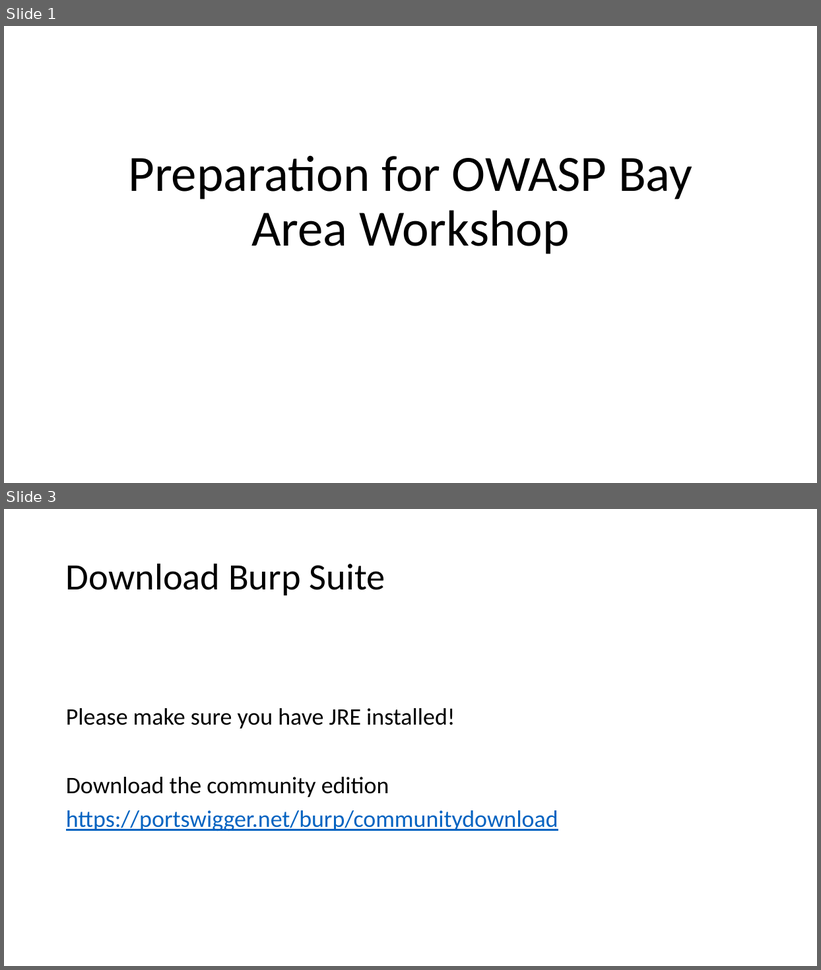
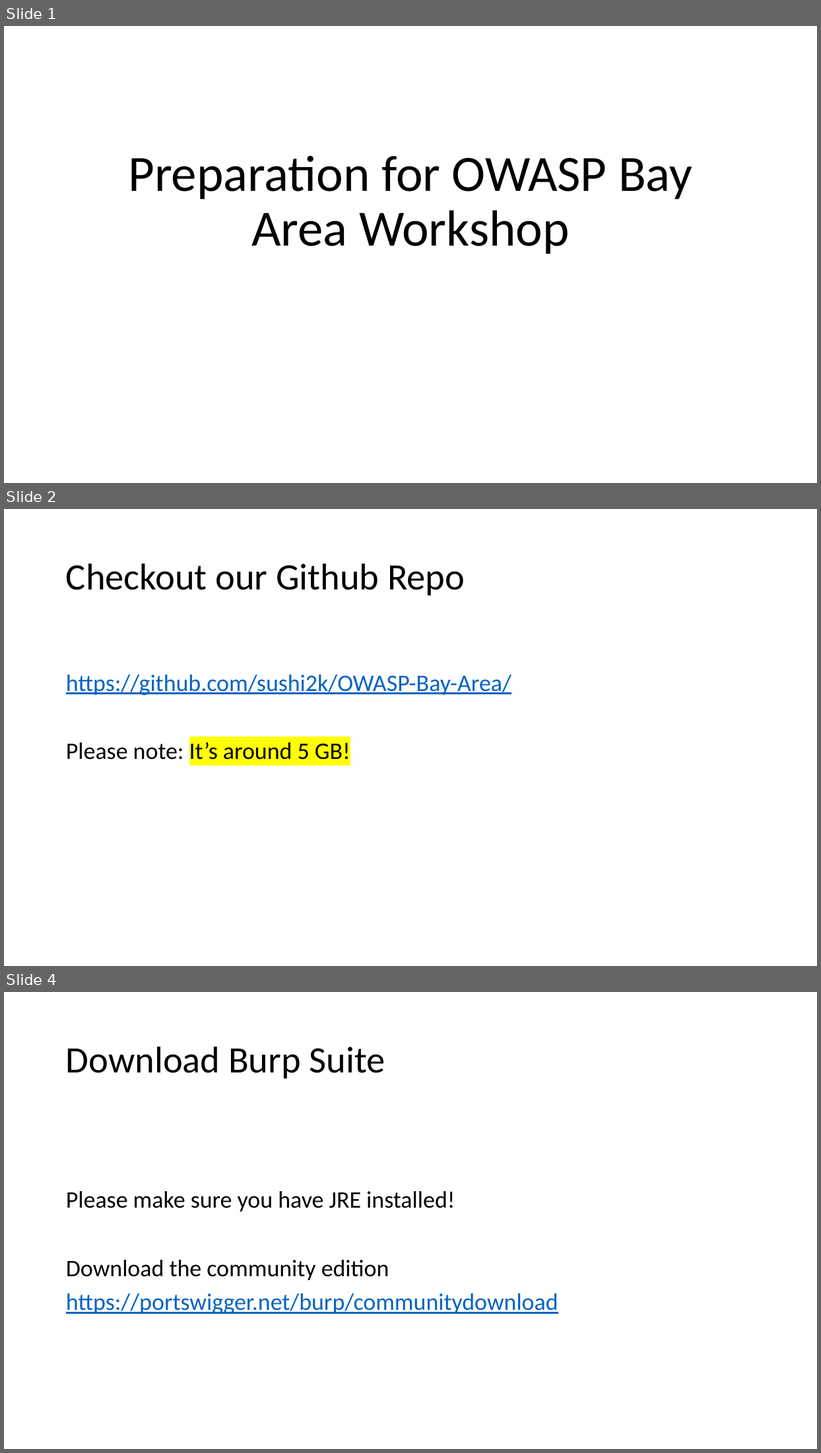
Before and after one commit to b0bbybaldi/OWASP-Bay-Area, a slide deck: Preparation-Bay-Area-Workshop.pptx. Shown one above the other, each under a label of ours: slides 1 and 3 before the commit, slides 1, 2 and 4 after it; the slides between them are not shown. The pictures are 821x970 and 821x1453 pixels, drawn with LibreOffice and Linux fonts; fonts in the diff are those of the drawing. Boxes give left, top, right and bottom in pixels: in the first picture for what was removed or moved away, otherwise in the second. Text is boxed around its words. In the diff, an @@ line names an element or a change of style, - is before the commit and + after.

```diff
--- a/Preparation-Bay-Area-Workshop.pptx
+++ b/Preparation-Bay-Area-Workshop.pptx
@@ slide 2 added at (4, 509, 817, 966), background #FFFFFF @@
@@ title added at (66, 563, 465, 595), 44 pt, text #000000 @@
+Checkout our Github Repo
@@ text added at (66, 675, 512, 760), 28 pt, text #0563C1, underline @@
+https://github.com/sushi2k/OWASP-Bay-Area/
+Please note: It’s around 5 GB!
@@ what was slide 3 is now slide 4 @@
```
Also in this commit, not shown: 2 slides changed, 10 other slides added, 7 slides removed, 1 other file.
